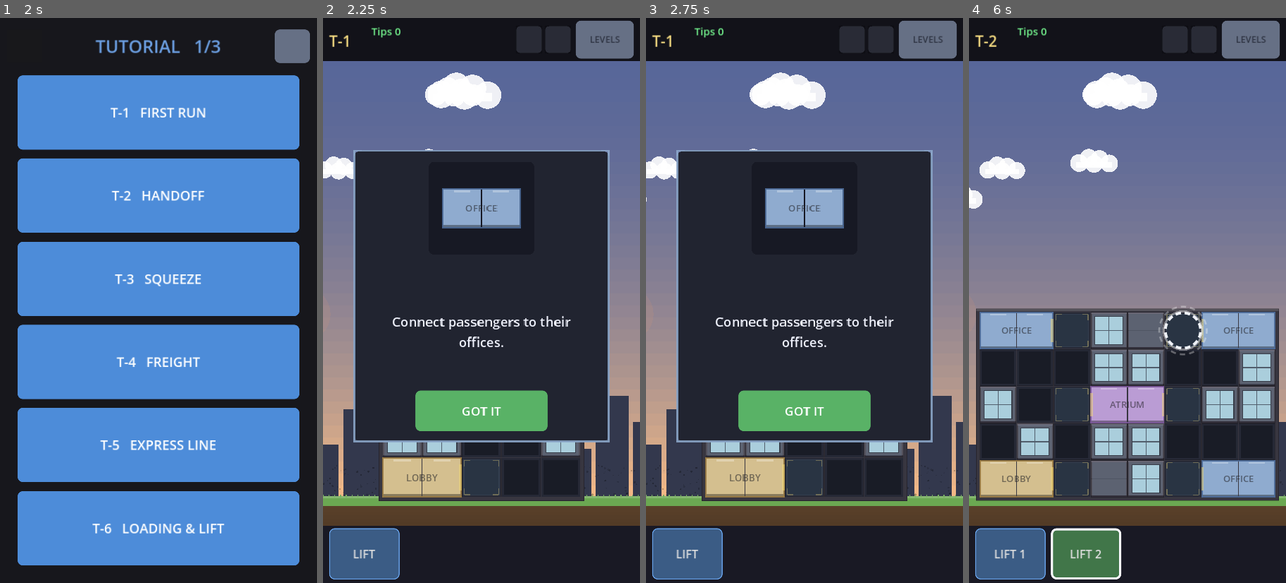
Above: before the commit, frames 1-4 (left to right).
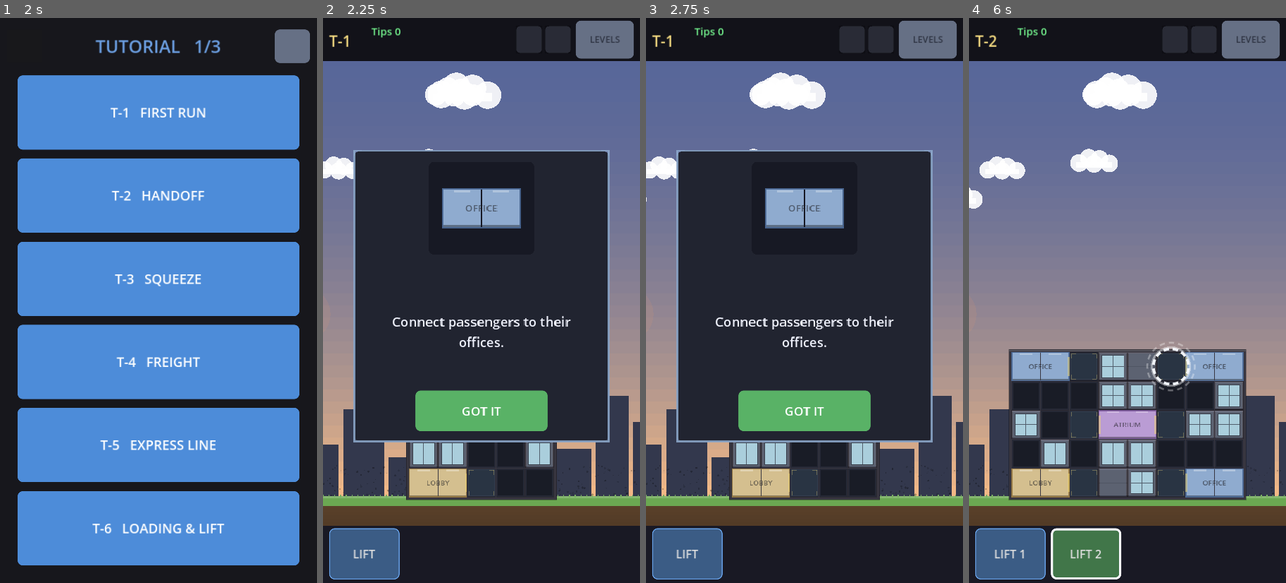
Above: after the commit, the same moments.

Repository: AlexEltonPym/elevator_game
Game: Godot game, scene res://scenes/v5_select.tscn
Two runs of this game, one before a commit and one after it. Both use one fixed random seed, a clock stepped at 60 frames per second and the inputs below.
Inputs (mouse positions are in pixels of both pictures, inside the frame that each line leads up to):
- Up to frame 1 (2 s): click (291, 46) at 0.52 s; click (25, 46) at 1.27 s
- Up to frame 2 (2.25 s): click "T-1 FIRST RUN" at 2 s
- Up to frame 3 (2.75 s): no input
- Up to frame 4 (6 s): click "LEVELS" at 2.75 s; click "T-2 HANDOFF" at 3.5 s; click "LIFT 1" at 4.25 s; click "LIFT 2" at 5 s; click "GOT IT" at 5.75 s

Frame 1 is identical in both runs. In frame 2, 3.3% of the frame differs, in the area x 17-83%, y 75-86%; in frame 3, 3.3%; in frame 4, 24%, in the area x 2-98%, y 51-86%.

Commit message:
Fixed room size across all levels: no per-level fit-scaling
A room is now the same pixel size in every level (user: "if a room is
32x32 px, it's always 32x32 px"). A bigger WxH is a physically bigger
building on screen, not the board shrunk to fit. Grid5.FIXED_SCALE is
one shared scale sized so the largest supported board (FIT_COLS x
FIT_ROWS = 10x15) just fits the 720x1280 screen (~0.732, a ~12% shrink
vs the old 9-wide fit, accepted to unlock bigger towers). load_level's
minf() chain is now a graceful fallback for oversized boards only.

Render-only: FINGERPRINT5-ALL 1199199118 unchanged, V5 SMOKE ALL PASS.

Diff:
--- a/scripts/v5/grid5.gd
+++ b/scripts/v5/grid5.gd
@@ -31,6 +31,17 @@
 const UNDERGROUND := 64.0        # thin dirt lip below the ground line (basement retired)
 const DIRT_LIP := 18.0           # min dirt kept below a basement's lowest row
 const GROUND_LINE := PLAY_BOTTOM - UNDERGROUND  # fixed street line (screen y)
+
+# A ROOM IS A FIXED PIXEL SIZE IN EVERY LEVEL (user 2026-08-27): a bigger W×H means a
+# physically bigger building on screen, NOT the same building scaled down to fit. So the
+# render scale is one shared constant — sized so the LARGEST supported board (FIT_COLS ×
+# FIT_ROWS) just fits the screen — instead of a per-level fit. Smaller boards occupy less of
+# the frame; taller boards rise higher into the sky. A cell is the same number of pixels
+# whether you're on a 5×5 tutorial or a 10×15 tower. Envelope 10×15 (user 2026-08-27):
+# accepts a ~12% room shrink vs the old 9-wide fit to unlock genuinely bigger skyscrapers.
+const FIT_COLS := 10.0           # widest board the fixed cell size is sized for
+const FIT_ROWS := 15.0           # tallest board the fixed cell size is sized for
+const FIXED_SCALE := minf((GRID_X - 2.0 * SIDE_MARGIN) / (FIT_COLS * CELL), (GROUND_LINE - PLAY_TOP) / (FIT_ROWS * CELL))
 
 ## Seconds of walk per tile of Manhattan distance. Board = queue tile -> boarding
 ## dock; alight = alighting dock -> queue tile. Priced identically in Pathfind5 so
@@ -155,10 +166,17 @@
 	var above_h := float(ROWS - GROUND_ROW) * CELL   # rows at/above the ground floor
 	var below_h := float(GROUND_ROW) * CELL          # basement rows (below the ground line)
 	var w_avail := GRID_X - 2.0 * SIDE_MARGIN
-	var above_avail := GROUND_LINE - (PLAY_TOP + TOP_MARGIN)
 	var below_avail := PLAY_BOTTOM - GROUND_LINE - DIRT_LIP
-	view_scale = minf(1.0, w_avail / bbox_w)
-	view_scale = minf(view_scale, above_avail / maxf(1.0, above_h))
+	# Fixed cell size: every level renders at the SAME scale (see FIXED_SCALE). The minf()s
+	# below are a GRACEFUL fallback only — they engage solely for an over-sized board (wider
+	# than FIT_COLS, or so tall it would collide with the top HUD) that shouldn't ship. A board
+	# inside the envelope (≤ FIT_COLS wide, short enough to clear the HUD) is untouched, so its
+	# rooms are the same pixels as every other level's. Tall towers are allowed to rise into the
+	# reserved sky (vroom spans the whole play area, not just below TOP_MARGIN).
+	var vroom := GROUND_LINE - PLAY_TOP
+	view_scale = FIXED_SCALE
+	view_scale = minf(view_scale, w_avail / bbox_w)
+	view_scale = minf(view_scale, vroom / maxf(1.0, above_h))
 	if below_h > 0.0:
 		view_scale = minf(view_scale, below_avail / below_h)
 	# Horizontal: centre across the full width (the width cap above guarantees the side border).
Not shown, changed: docs/game_level_rules.md
